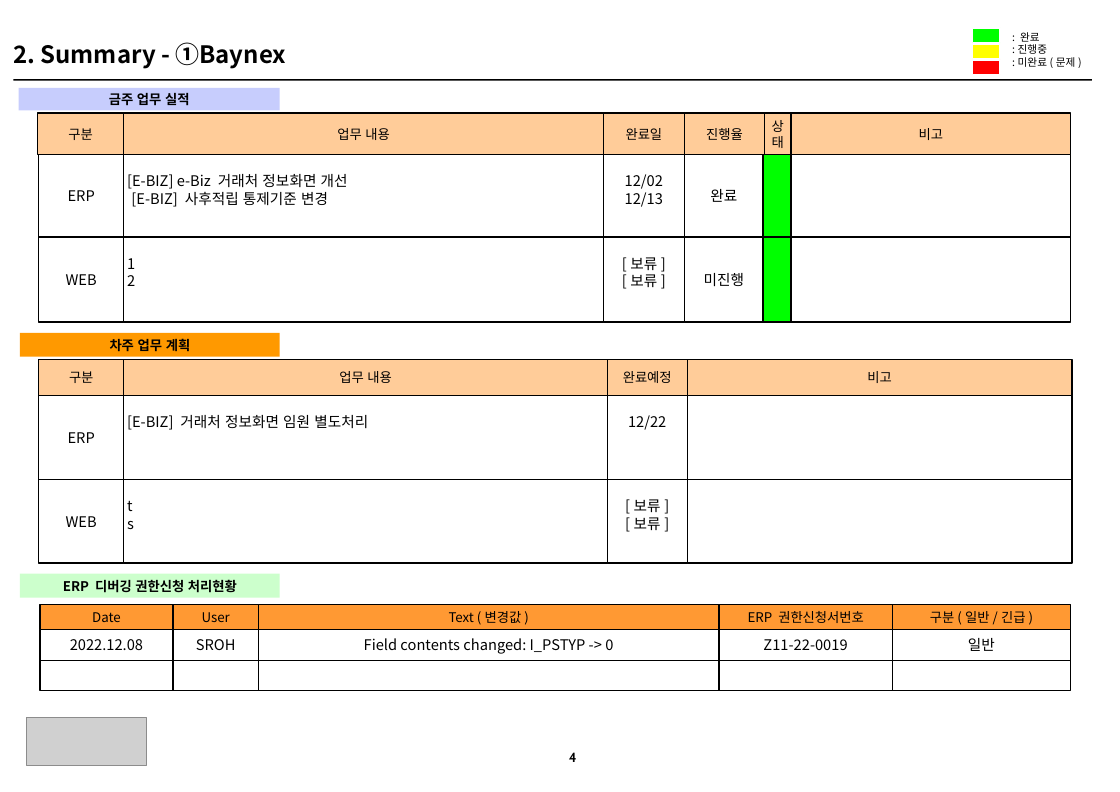
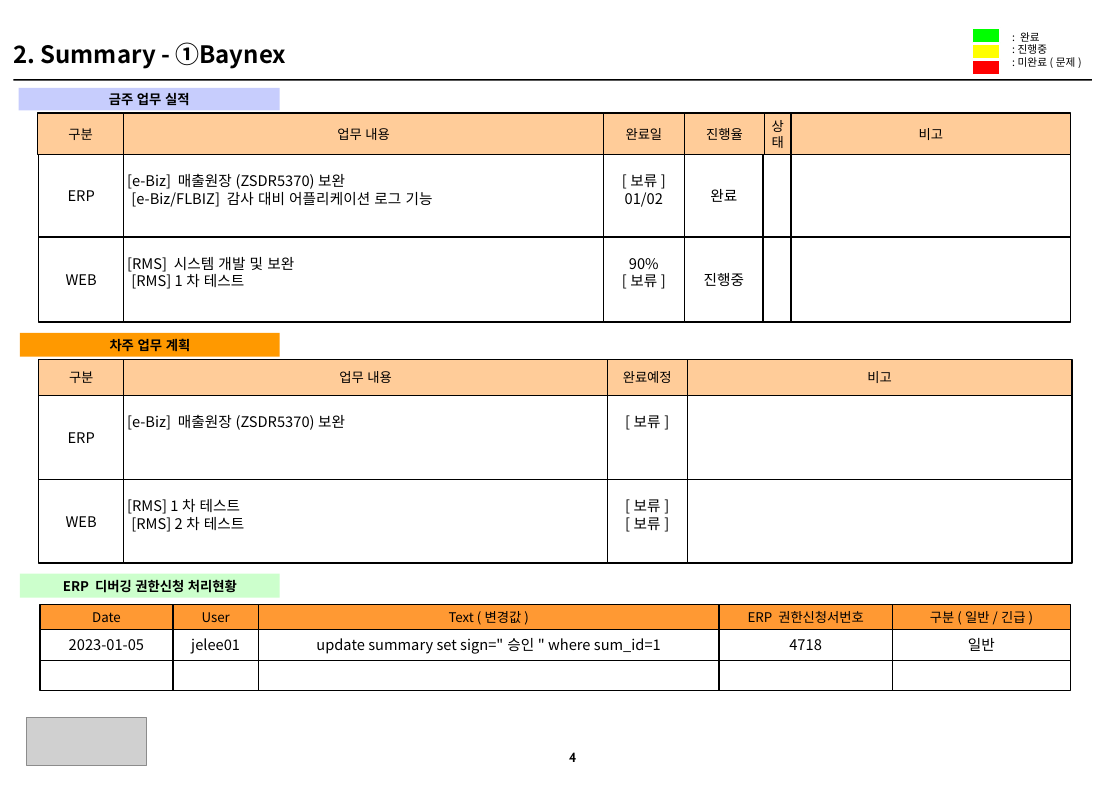
Before and after one commit to HywuLeeJiEun/BBS, a slide deck: slide 1 of src/main/webapp/WEB-INF/Files/요약본_sample.pptx. Drawn at 1120x792 pixels with LibreOffice and Linux fonts; fonts in the diff are those of the drawing; grey boxes stand for pictures. Boxes give left, top, right and bottom in pixels: in the first picture for what was removed or moved away, otherwise in the second. Text is boxed around its words. In the diff, an @@ line names an element or a change of style, - is before the commit and + after.

Commit message:
[2023. 01. 09] 1차 test 버전 - 보완(10:25)

```diff
--- a/src/main/webapp/WEB-INF/Files/요약본_sample.pptx
+++ b/src/main/webapp/WEB-INF/Files/요약본_sample.pptx
@@ text in rectangle at bbox=[127, 174, 433, 207]: text changed @@
-[E-BIZ] e-Biz 거래처 정보화면 개선
-[E-BIZ] 사후적립 통제기준 변경
+[e-Biz] 매출원장(ZSDR5370)보완
+[e-Biz/FLBIZ] 감사 대비 어플리케이션 로그 기능
@@ text in rectangle at bbox=[625, 174, 663, 207]: text changed @@
-12/02
-12/13
+[보류]
+01/02
@@ rectangle at bbox=[763, 154, 791, 237]: fill #00FF00 to #FFFFFF @@
@@ rectangle at bbox=[763, 237, 791, 322]: fill #00FF00 to #FFFFFF @@
@@ text in rectangle at bbox=[127, 257, 294, 289]: text changed @@
-1
-2
+[RMS] 시스템 개발 및 보완
+[RMS] 1차 테스트
@@ text in rectangle at bbox=[629, 258, 659, 287]: text changed @@
-[보류]
-[보류]
+90%
+[보류]
@@ text in rectangle at bbox=[704, 273, 744, 286]: text changed @@
-미진행
+진행중
@@ text in rectangle at bbox=[127, 415, 345, 430]: text changed @@
-[E-BIZ] 거래처 정보화면 임원 별도처리
+[e-Biz] 매출원장(ZSDR5370)보완
@@ text in rectangle at bbox=[634, 415, 661, 428]: text changed @@
-12/22
+[보류]
@@ text in rectangle at bbox=[127, 499, 244, 532]: text changed @@
-t
-s
+[RMS] 1차 테스트
+[RMS] 2차 테스트
@@ text in rectangle at bbox=[69, 639, 144, 650]: text changed @@
-2022.12.08
+2023-01-05
@@ text in rectangle at bbox=[191, 638, 240, 654]: text changed @@
-SROH
+jelee01
@@ text in rectangle at bbox=[316, 638, 661, 654]: text changed @@
-Field contents changed: I_PSTYP -> 0
+update summary set sign="승인" where sum_id=1
@@ text in rectangle at bbox=[789, 639, 822, 650]: text changed @@
-Z11-22-0019
+4718
```
Also in this commit, not shown: 36 other files.
